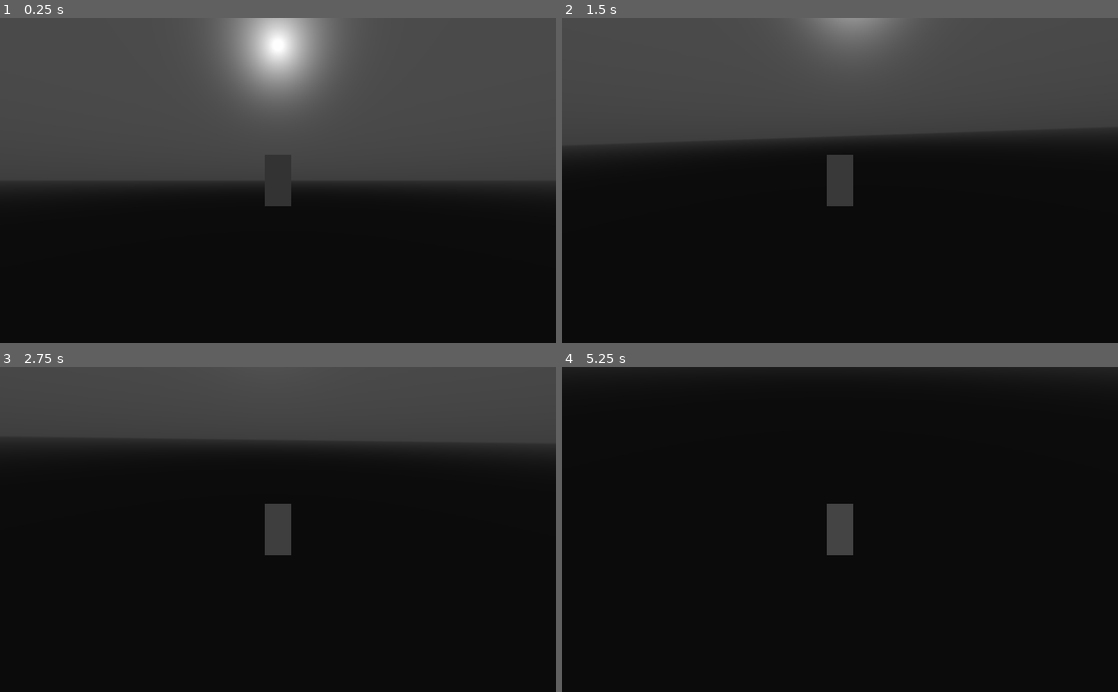
Above: before the commit, frames 1-4 (two rows, left to right).
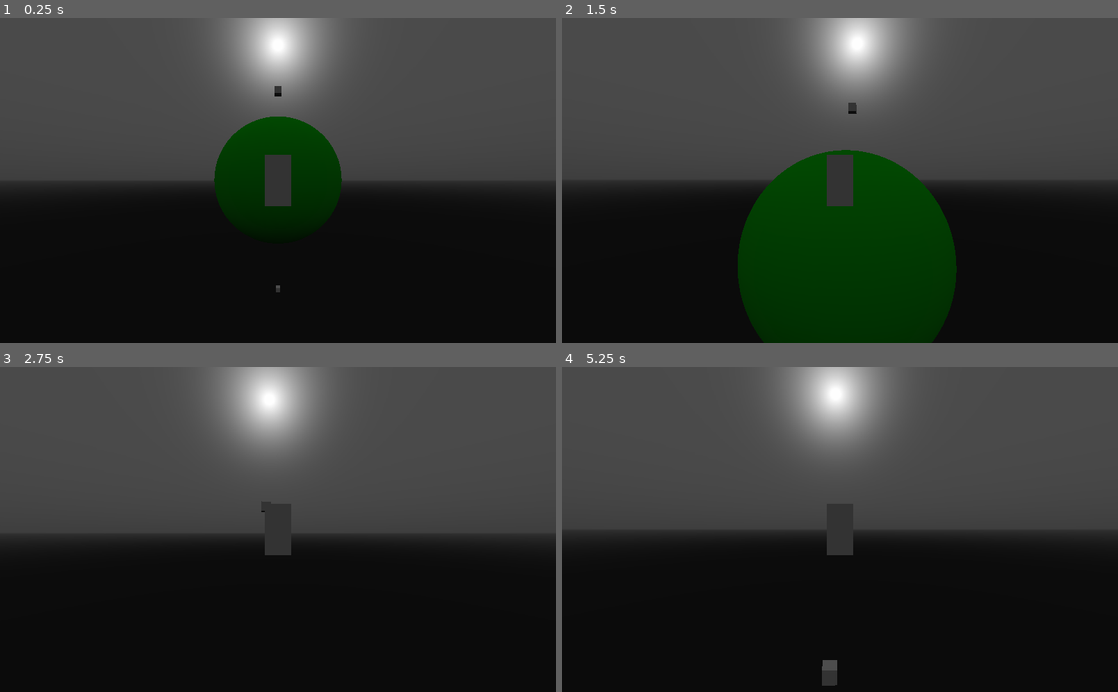
Above: after the commit, the same moments.

Repository: Alkamist/SpaceGameGodot
Game: Godot game, scene res://TestScene.tscn
The game is run twice, just before and just after one commit, with the same random seed, the same clock (stepped at 60 frames per second) and the same inputs.
Inputs (mouse positions are in pixels of both pictures, inside the frame that each line leads up to):
- Up to frame 1 (0.25 s): no input
- Up to frame 2 (1.5 s): move the mouse to (867, 180) at 0.52 s; hold Space (jump) 0.53-1.28 s; hold W (move_forward) from 0.53 s (still down); move the mouse to (812, 180) at 1.27 s; tap Space (jump) at 1.35 s
- Up to frame 3 (2.75 s): keep holding W (move_forward); tap Space (jump) at 1.52, 1.82 s; move the mouse to (289, 523) at 2.02 s; hold Space (jump) from 2.03 s (still down)
- Up to frame 4 (5.25 s): keep holding W (move_forward); move the mouse to (834, 536) at 2.77 s; release Space (jump) at 2.78 s; tap Space (jump) at 2.85, 3.02, 3.32, 4.35, 4.52, 4.82 s; move the mouse to (878, 532) at 3.52 s; hold Space (jump) 3.53-4.28 s; move the mouse to (795, 526) at 4.27 s; move the mouse to (845, 529) at 5.02 s; hold Space (jump) from 5.03 s (still down)

The runs differ from the first frame. In frame 1, 5.2% of the frame differs, in the area x 38-62%, y 20-85%; in frame 2, 36%; in frame 3, 34%; in frame 4, 51%, in the area x 0-100%, y 0-99%.

Commit message:
Failed attempt at relative movement.

Diff:
--- a/CharacterController.gd
+++ b/CharacterController.gd
@@ -58,11 +58,13 @@
         var vertical: float = -mouse_change.y * (mouse_sensitivity / 10.0)
 
         body.transform.basis = body.transform.basis.rotated(body.transform.basis.y.normalized(), deg2rad(horizontal))
+        body.transform = body.transform.orthonormalized()
 
         head.rotate_x(deg2rad(vertical))
         var rotation: Vector3 = head.rotation_degrees
         rotation.x = clamp(rotation.x, -90.0, 90.0)
         head.rotation_degrees = rotation
+        head.transform = head.transform.orthonormalized()
 
 
 func handle_horizontal_movement(delta: float, speed: float, acceleration: float, traction: float) -> void:
@@ -99,6 +101,14 @@
     if collision and move_recursions < max_move_recursions:
         move_recursions += 1
         velocity = velocity.slide(collision.normal)
+
+        var collider_parent: Node = collision.collider.get_parent()
+        if collider_parent:
+            if "is_gravity_source" in collider_parent \
+            and collider_parent.is_gravity_source:
+                get_parent().remove_child(self)
+                collision.collider.add_child(self)
+
         move(collision.remainder.slide(collision.normal))
     else:
         move_recursions = 0
--- a/GravitySource.gd
+++ b/GravitySource.gd
@@ -3,27 +3,27 @@
 
 
 export(Vector3) var velocity := Vector3.ZERO
+export(Vector3) var spin := Vector3.ZERO
 export(float) var gravity_strength = 9.81
 export(float) var source_radius = 200.0
 export(float) var full_gravity_distance = 500.0
 export(float) var fading_gravity_distance = 500.0
 
 onready var body: KinematicBody = get_node("Body")
-onready var previous_position: Vector3 = get_global_transform().origin
 
-var movement := Vector3.ZERO
 var is_gravity_source := true
 
 
 func _physics_process(delta: float) -> void:
-    previous_position = body.get_global_transform().origin
-
     #var collision: KinematicCollision = body.move_and_collide(velocity * delta, true, true, true)
     #if collision:
     #    if "is_gravity_source" in collision.collider \
     #    and collision.collider.is_gravity_source:
     #        velocity = Vector3.ZERO
 
-    body.translate(velocity * delta)
+    if velocity != Vector3.ZERO:
+        body.transform.origin += velocity * delta
 
-    movement = body.get_global_transform().origin - previous_position
+    if spin != Vector3.ZERO:
+        body.rotate(spin.normalized(), spin.length() * delta)
+        body.transform = body.transform.orthonormalized()
--- a/GravitySystem.gd
+++ b/GravitySystem.gd
@@ -54,11 +54,14 @@
 
         target.velocity += gravity_direction * gravity_intensity * delta
 
-        if "up_normal" in target:
-            target.up_normal = -gravity_direction
+        if "relative_mover" in target:
+            target.relative_mover.movement_parent = source.body
 
-        if "is_in_atmosphere" in target:
-            target.is_in_atmosphere = distance_from_full_gravity <= 0.0
+        #if "up_normal" in target:
+        #    target.up_normal = -gravity_direction
+
+        #if "is_in_atmosphere" in target:
+        #    target.is_in_atmosphere = distance_from_full_gravity <= 0.0
 
 
 func _ready() -> void:
--- /dev/null
+++ b/RelativeMover.gd
@@ -0,0 +1,52 @@
+extends Spatial
+class_name RelativeMover
+
+
+var movement_parent: Spatial setget set_movement_parent
+var previous_movement_parent: Spatial
+
+var movement_parent_transform: Transform
+var movement_parent_previous_transform: Transform
+
+signal movement_parent_changed
+
+
+func set_movement_parent(value: Spatial) -> void:
+    previous_movement_parent = movement_parent
+    movement_parent = value
+    movement_parent_previous_transform = movement_parent.get_global_transform()
+    movement_parent_transform = movement_parent.get_global_transform()
+    if movement_parent != previous_movement_parent:
+        emit_signal("movement_parent_changed")
+
+
+func move_relatively(target: Spatial) -> void:
+    if movement_parent:
+        # Displace by the amount the parent moved.
+        target.transform.origin += movement_parent_transform.origin - movement_parent_transform.origin
+
+        var relative_quaternion: Quat = movement_parent_transform.basis.get_rotation_quat() \
+            * movement_parent_previous_transform.basis.get_rotation_quat().inverse()
+
+        # Rotate relatively to the parent.
+        target.transform.basis = Basis(target.transform.basis.get_rotation_quat() * relative_quaternion)
+
+        var target_vector: Vector3 = target.get_global_transform().origin - movement_parent_transform.origin
+        var target_vector_after_rotation: Vector3 = relative_quaternion.xform(target_vector)
+
+        # Displace via rotation to stay in the same location relative to the parent.
+        target.transform.origin += target_vector_after_rotation - target_vector
+
+        # Rotate the velocity vector if present.
+        var target_parent = target.get_parent()
+        if "velocity" in target_parent:
+            target_parent.velocity = relative_quaternion.xform(target_parent.velocity)
+
+
+func update_parent_transform() -> void:
+    if movement_parent:
+        movement_parent_previous_transform = movement_parent_transform
+        movement_parent_transform = movement_parent.get_global_transform()
+    else:
+        movement_parent_previous_transform = Transform()
+        movement_parent_transform = Transform()
--- a/TestScene.tscn
+++ b/TestScene.tscn
@@ -1,51 +1,80 @@
 [gd_scene load_steps=9 format=2]
 
 [ext_resource path="res://Character.tscn" type="PackedScene" id=1]
-[ext_resource path="res://GravitySystem.gd" type="Script" id=3]
 [ext_resource path="res://GravitySource.gd" type="Script" id=5]
 
-[sub_resource type="ProceduralSky" id=5]
+[sub_resource type="ProceduralSky" id=1]
 sky_top_color = Color( 0.294118, 0.294118, 0.294118, 1 )
 sky_horizon_color = Color( 0.243137, 0.243137, 0.243137, 1 )
 ground_bottom_color = Color( 0.0470588, 0.0470588, 0.0470588, 1 )
 ground_horizon_color = Color( 0.192157, 0.192157, 0.192157, 1 )
 
-[sub_resource type="Environment" id=6]
+[sub_resource type="Environment" id=2]
 background_mode = 2
-background_sky = SubResource( 5 )
+background_sky = SubResource( 1 )
 
-[sub_resource type="SpatialMaterial" id=7]
+[sub_resource type="CubeMesh" id=6]
+
+[sub_resource type="SpatialMaterial" id=3]
 albedo_color = Color( 0.0196078, 0.992157, 0.0352941, 1 )
 
-[sub_resource type="SphereMesh" id=3]
-material = SubResource( 7 )
+[sub_resource type="SphereMesh" id=4]
+material = SubResource( 3 )
 radial_segments = 128
 rings = 64
 
-[sub_resource type="SphereShape" id=4]
-radius = 100.0
+[sub_resource type="SphereShape" id=5]
+radius = 10.0
 
 [node name="TestScene" type="Spatial"]
 
 [node name="WorldEnvironment" type="WorldEnvironment" parent="."]
-environment = SubResource( 6 )
+environment = SubResource( 2 )
 
-[node name="GravitySystem" type="Spatial" parent="."]
-script = ExtResource( 3 )
+[node name="Camera" type="Camera" parent="."]
+transform = Transform( 1, 0, 0, 0, -1.62921e-07, 1, 0, -1, -1.62921e-07, 0, 10, 0 )
+far = 8192.0
 
-[node name="Character" parent="GravitySystem" instance=ExtResource( 1 )]
-
-[node name="Planet1" type="Spatial" parent="GravitySystem"]
-transform = Transform( 1, 0, 0, 0, 1, 0, 0, 0, 1, 0, -150, 0 )
-script = ExtResource( 5 )
-gravity_strength = 60.0
-
-[node name="Body" type="KinematicBody" parent="GravitySystem/Planet1"]
-
-[node name="MeshInstance" type="MeshInstance" parent="GravitySystem/Planet1/Body"]
-transform = Transform( 100, 0, 0, 0, 100, 0, 0, 0, 100, 0, 0, 0 )
-mesh = SubResource( 3 )
+[node name="MeshInstance" type="MeshInstance" parent="."]
+transform = Transform( 1, 0, 0, 0, 1, 0, 0, 0, 1, 0, 25.038, -33.3657 )
+mesh = SubResource( 6 )
 material/0 = null
 
-[node name="CollisionShape" type="CollisionShape" parent="GravitySystem/Planet1/Body"]
-shape = SubResource( 4 )
+[node name="MeshInstance2" type="MeshInstance" parent="."]
+transform = Transform( 1, 0, 0, 0, 1, 0, 0, 0, 1, 0, 25.038, 31.8562 )
+mesh = SubResource( 6 )
+material/0 = null
+
+[node name="MeshInstance3" type="MeshInstance" parent="."]
+transform = Transform( 1, 0, 0, 0, 1, 0, 0, 0, 1, 0, -53.7729, 31.8562 )
+mesh = SubResource( 6 )
+material/0 = null
+
+[node name="MeshInstance4" type="MeshInstance" parent="."]
+transform = Transform( 1, 0, 0, 0, 1, 0, 0, 0, 1, 0, -53.7729, -75.1587 )
+mesh = SubResource( 6 )
+material/0 = null
+
+[node name="Character" parent="." instance=ExtResource( 1 )]
+transform = Transform( 1, 0, 0, 0, 1, 0, 0, 0, 1, 0, 0, 13.0053 )
+ground_speed = 7.0
+air_speed = 6.0
+jetpack_speed = 10.0
+jetpack_acceleration = 20.0
+jump_strength = 10.0
+
+[node name="Planet1" type="Spatial" parent="."]
+transform = Transform( 1, 0, 0, 0, 1, 0, 0, 0, 1, 0, 0.0690937, -12.3 )
+script = ExtResource( 5 )
+velocity = Vector3( 0, 0, 5 )
+spin = Vector3( 0, 1, 0 )
+
+[node name="Body" type="KinematicBody" parent="Planet1"]
+
+[node name="MeshInstance" type="MeshInstance" parent="Planet1/Body"]
+transform = Transform( 10, 0, 0, 0, 10, 0, 0, 0, 10, 0, 0, 0 )
+mesh = SubResource( 4 )
+material/0 = null
+
+[node name="CollisionShape" type="CollisionShape" parent="Planet1/Body"]
+shape = SubResource( 5 )
--- a/project.godot
+++ b/project.godot
@@ -23,11 +23,17 @@
 "class": "GravitySystem",
 "language": "GDScript",
 "path": "res://GravitySystem.gd"
+}, {
+"base": "Spatial",
+"class": "RelativeMover",
+"language": "GDScript",
+"path": "res://RelativeMover.gd"
 } ]
 _global_script_class_icons={
 "CharacterController": "",
 "GravitySource": "",
-"GravitySystem": ""
+"GravitySystem": "",
+"RelativeMover": ""
 }
 
 [application]
